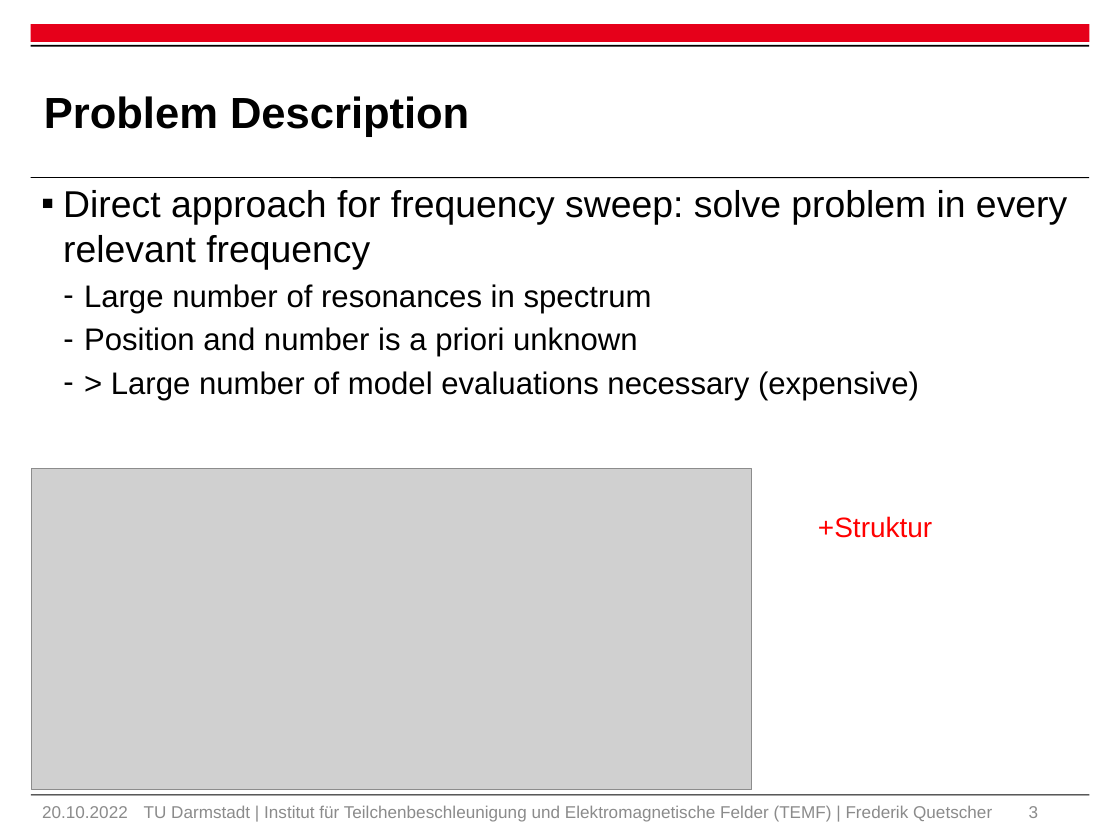
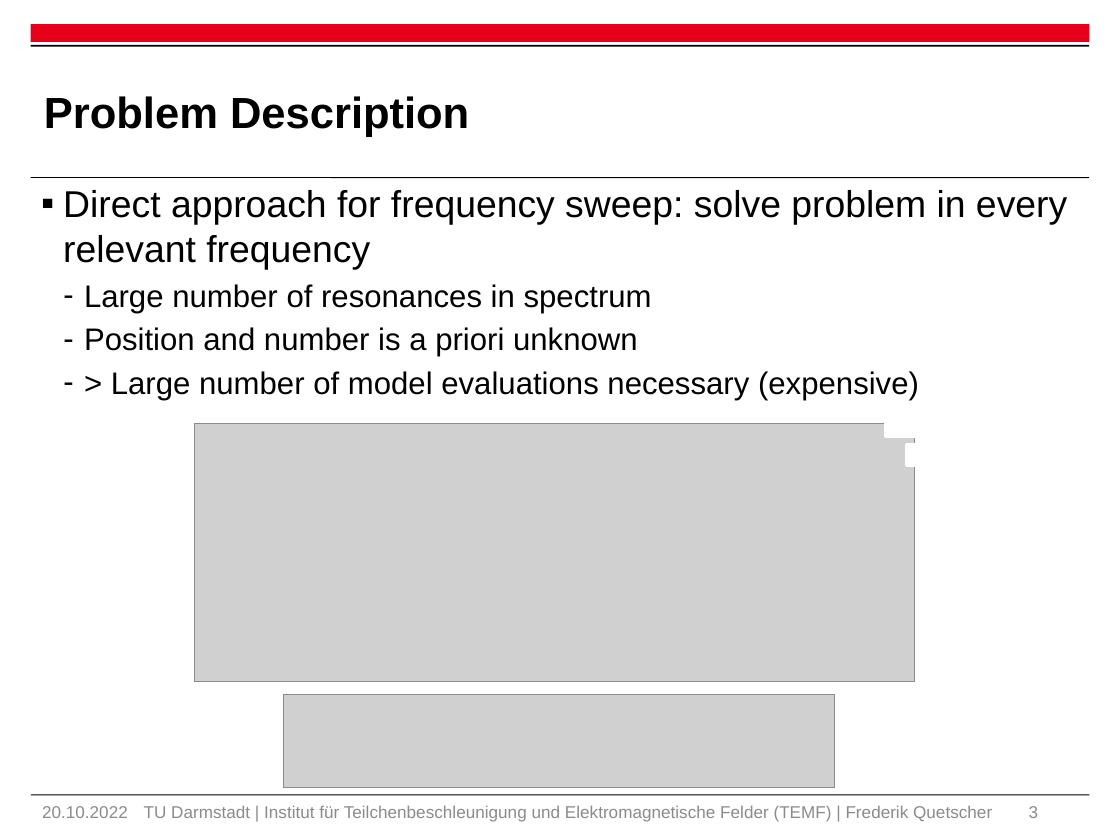
Before and after one commit to Fred234567890/interactive_mor_felis, a slide deck: slide 3 of Mor presi.pptx. Drawn at 1120x840 pixels with LibreOffice and Linux fonts; fonts in the diff are those of the drawing; grey boxes stand for pictures; background and template pictures are left out. Boxes give left, top, right and bottom in pixels: in the first picture for what was removed or moved away, otherwise in the second. Text is boxed around its words. In the diff, an @@ line names an element or a change of style, - is before the commit and + after.

```diff
--- a/Mor presi.pptx
+++ b/Mor presi.pptx
@@ rectangle added at box(886, 416, 925, 437), fill #FFFFFF, outline #FFFFFF 2 pt @@
@@ picture: place and size @@
-picture at box(31, 468, 752, 790)
+picture at box(195, 423, 915, 681)
@@ rectangle added at box(906, 445, 925, 466), fill #FFFFFF, outline #FFFFFF 2 pt @@
@@ text removed at box(818, 516, 932, 538) @@
-+Struktur
@@ picture added at box(283, 694, 836, 787) @@
```
Also in this commit, not shown: 5 other slides changed, 3 other files.
